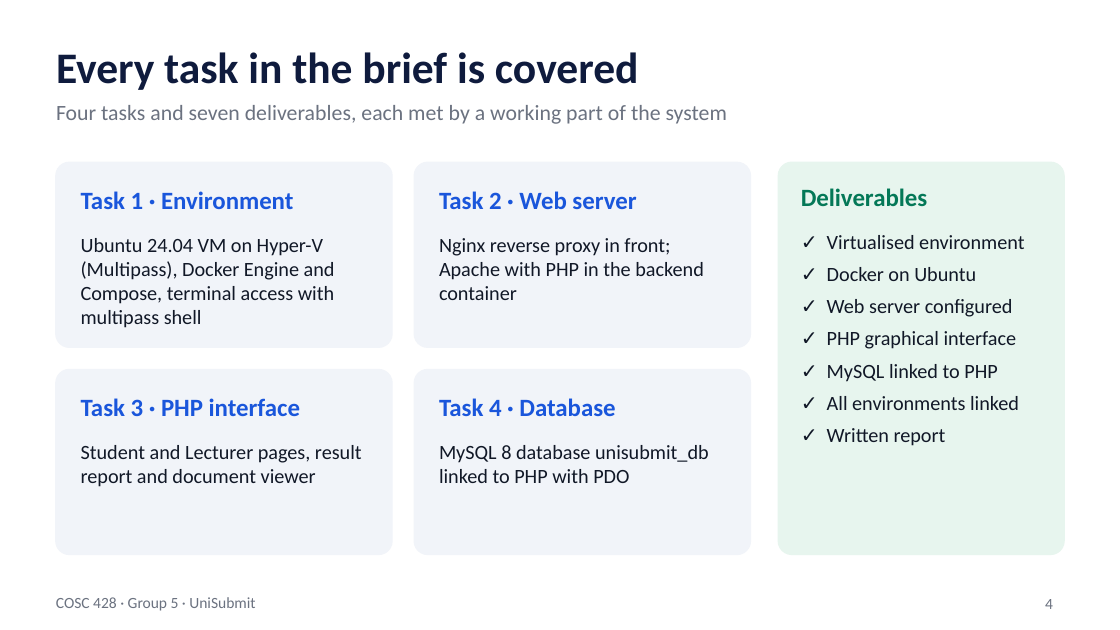
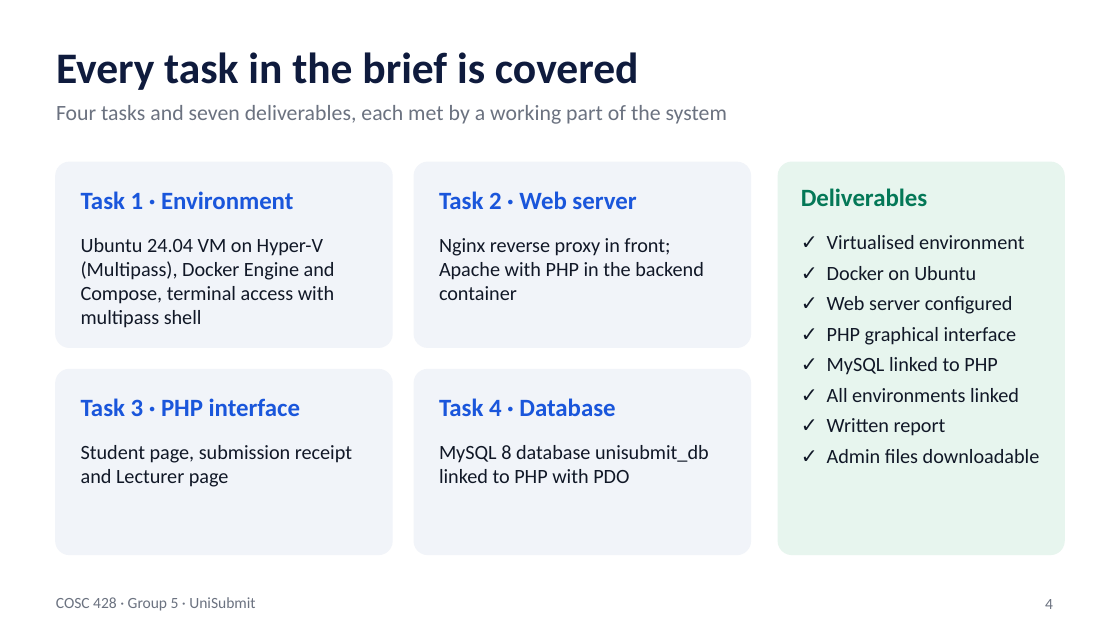
Before and after one commit to IRIR-Java/unisubmit, a slide deck: slide 4 of docs/COSC428_Group5_UniSubmit_Slides.pptx. Drawn at 1120x630 pixels with LibreOffice and Linux fonts; fonts in the diff are those of the drawing. Boxes give left, top, right and bottom in pixels: in the first picture for what was removed or moved away, otherwise in the second. Text is boxed around its words. In the diff, an @@ line names an element or a change of style, - is before the commit and + after.

```diff
--- a/docs/COSC428_Group5_UniSubmit_Slides.pptx
+++ b/docs/COSC428_Group5_UniSubmit_Slides.pptx
@@ text at (827,235,1024,402): less space between paragraphs @@
@@ text at (81,445,352,487): text changed @@
-Student and Lecturer pages, result report and document viewer
+Student page, submission receipt and Lecturer page
@@ text at (827,449,1040,463): paragraph added @@
+✓ Admin files downloadable
```
Also in this commit, not shown: 9 other slides changed, 3 slides added, 4 slides removed, 30 other files.
